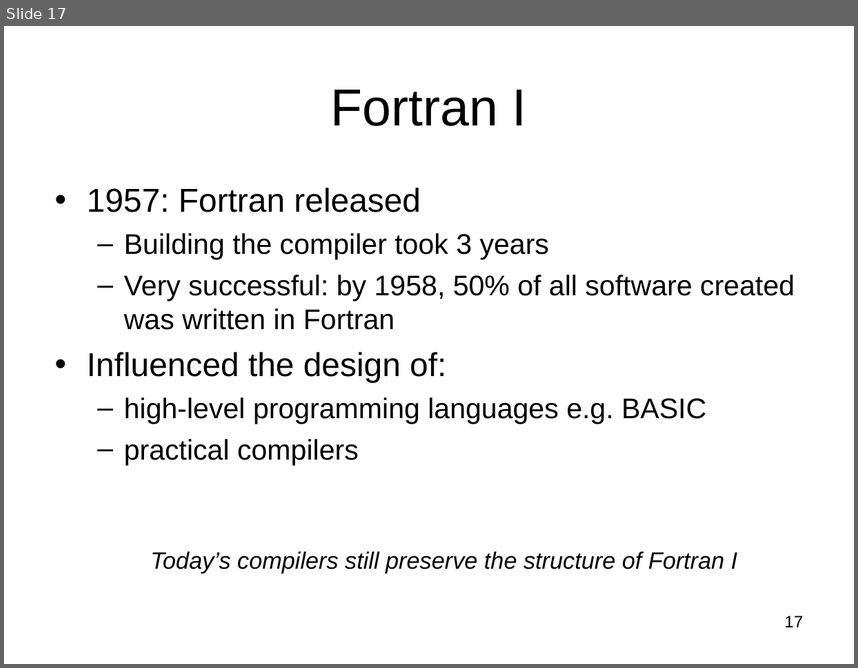
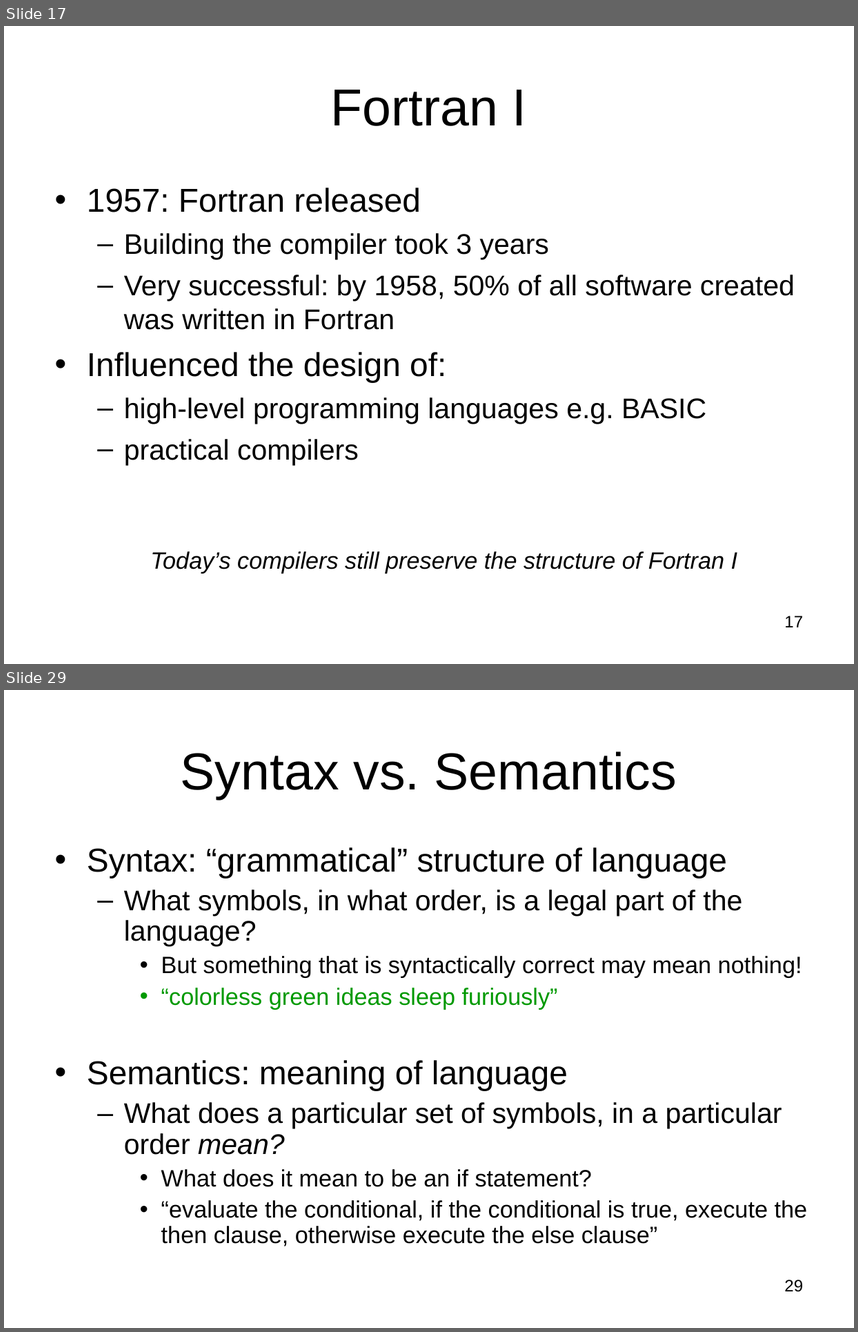
Before and after one commit to Hegden/hegden.github.io, a slide deck: cs406/slides/week1.ppt. Shown one above the other, each under a label of ours: slide 17 before the commit, slides 17 and 29 after it; the slides between them are not shown. The pictures are 858x668 and 858x1332 pixels, drawn with LibreOffice and Linux fonts; fonts in the diff are those of the drawing. Boxes give left, top, right and bottom in pixels: in the first picture for what was removed or moved away, otherwise in the second. Text is boxed around its words. In the diff, an @@ line names an element or a change of style, - is before the commit and + after.

```diff
--- a/cs406/slides/week1.ppt
+++ b/cs406/slides/week1.ppt
@@ slide 29 added at [4, 690, 854, 1328], background #FFFFFF @@
@@ title added at [181, 751, 677, 799], 44 pt, text #000000 @@
+Syntax vs. Semantics
@@ text added at [87, 847, 808, 1246], 20 pt, text #000000 @@
+• Syntax: “grammatical” structure of language
+  – What symbols, in what order, is a legal part of the language?
+    • But something that is syntactically correct may mean nothing!
+    • “colorless green ideas sleep furiously”
+• Semantics: meaning of language
+  – What does a particular set of symbols, in a particular order mean?
+    • What does it mean to be an if statement?
+    • “evaluate the conditional, if the conditional is true, execute the then clause, otherwise execute the else clause”
@@ page number added at [784, 1279, 803, 1292], 14 pt, text #000000 @@
+29
```
Also in this commit, not shown: 1 slide changed, 25 other slides added.
